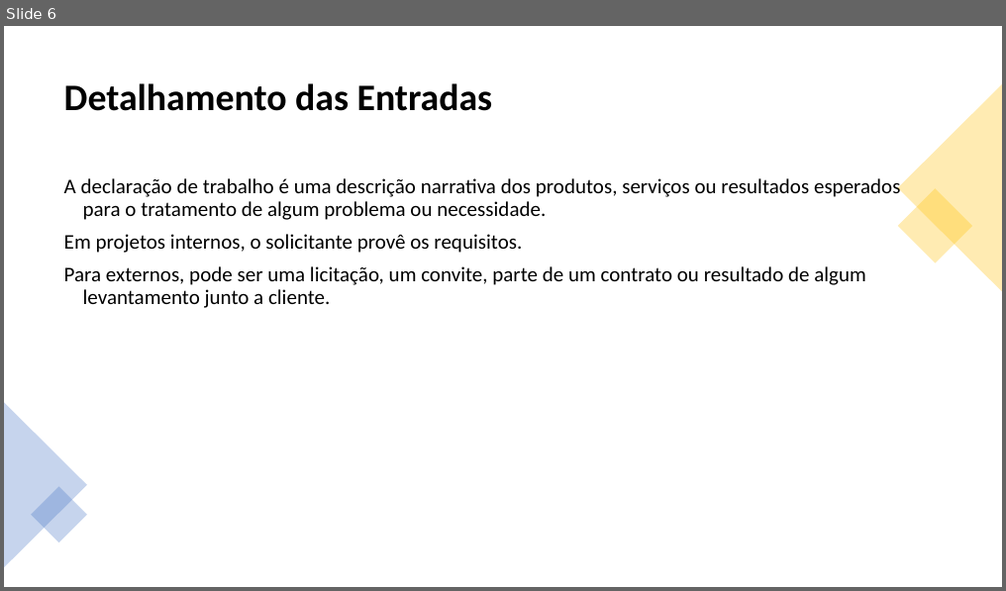
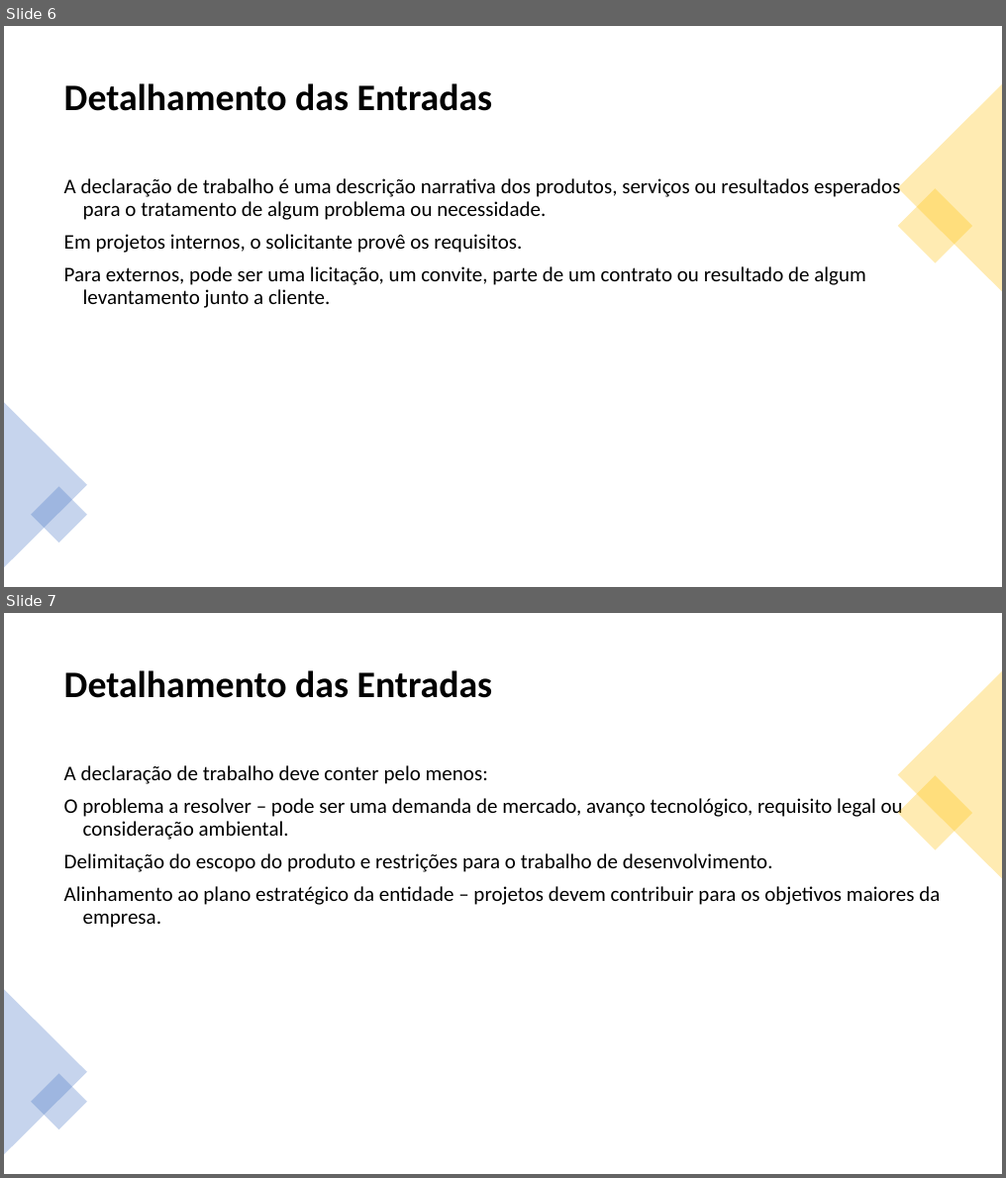
Before and after one commit to jharbes/ADMINISTRACAO-DE-REDES, a slide deck: RELATORIO PROVA P2/relatorio-pmbok-capitulo4-jharbes.pptx. Shown one above the other, each under a label of ours: slide 6 before the commit, slides 6 and 7 after it. The pictures are 1006x591 and 1006x1178 pixels, drawn with LibreOffice and Linux fonts; fonts in the diff are those of the drawing. Boxes give left, top, right and bottom in pixels: in the first picture for what was removed or moved away, otherwise in the second. Text is boxed around its words. In the diff, an @@ line names an element or a change of style, - is before the commit and + after.

```diff
--- a/RELATORIO PROVA P2/relatorio-pmbok-capitulo4-jharbes.pptx
+++ b/RELATORIO PROVA P2/relatorio-pmbok-capitulo4-jharbes.pptx
@@ slide 7 added at bbox=[4, 613, 1002, 1174], background #FFFFFF @@
@@ title added at bbox=[64, 670, 493, 698], 36 pt, text #000000, bold @@
+Detalhamento das Entradas
@@ triangle added at bbox=[898, 671, 1002, 878], fill #FFC000 at 30% opacity @@
@@ text added at bbox=[64, 765, 940, 928], 20 pt, text #000000 @@
+A declaração de trabalho deve conter pelo menos:
+O problema a resolver – pode ser uma demanda de mercado, avanço tecnológico, requisito legal ou consideração ambiental.
+Delimitação do escopo do produto e restrições para o trabalho de desenvolvimento.
+Alinhamento ao plano estratégico da entidade – projetos devem contribuir para os objetivos maiores da empresa.
@@ rectangle added at bbox=[898, 775, 973, 851], fill #FFC000 at 30% opacity @@
@@ triangle added at bbox=[4, 989, 87, 1155], fill #4472C4 at 30% opacity @@
@@ rectangle added at bbox=[31, 1073, 87, 1130], fill #4472C4 at 30% opacity @@
```
Also in this commit, not shown: 3 other slides added.
